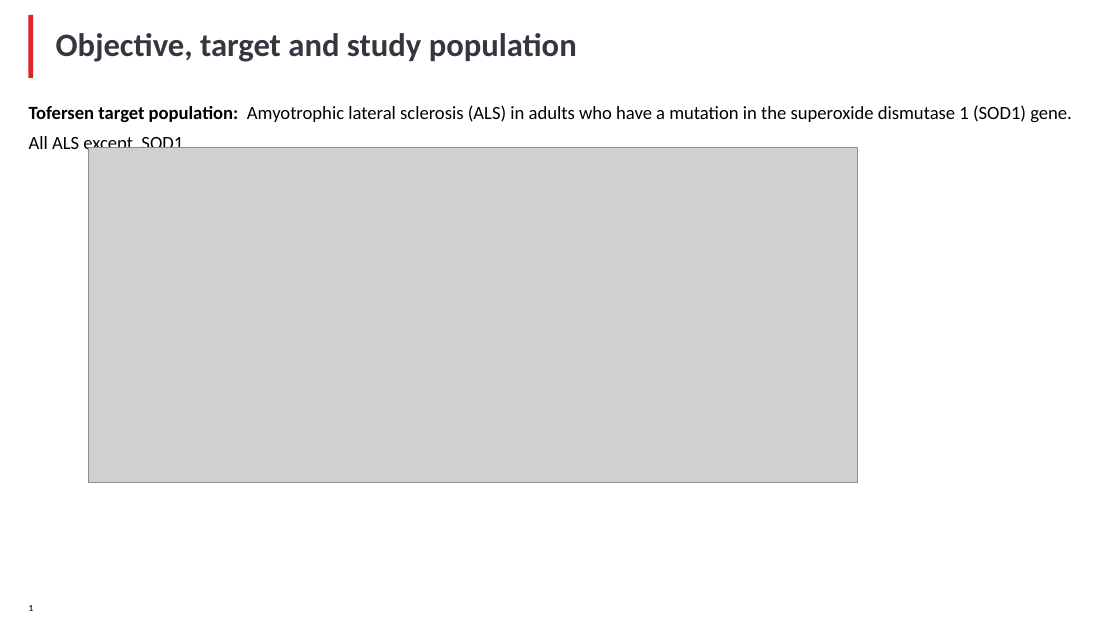
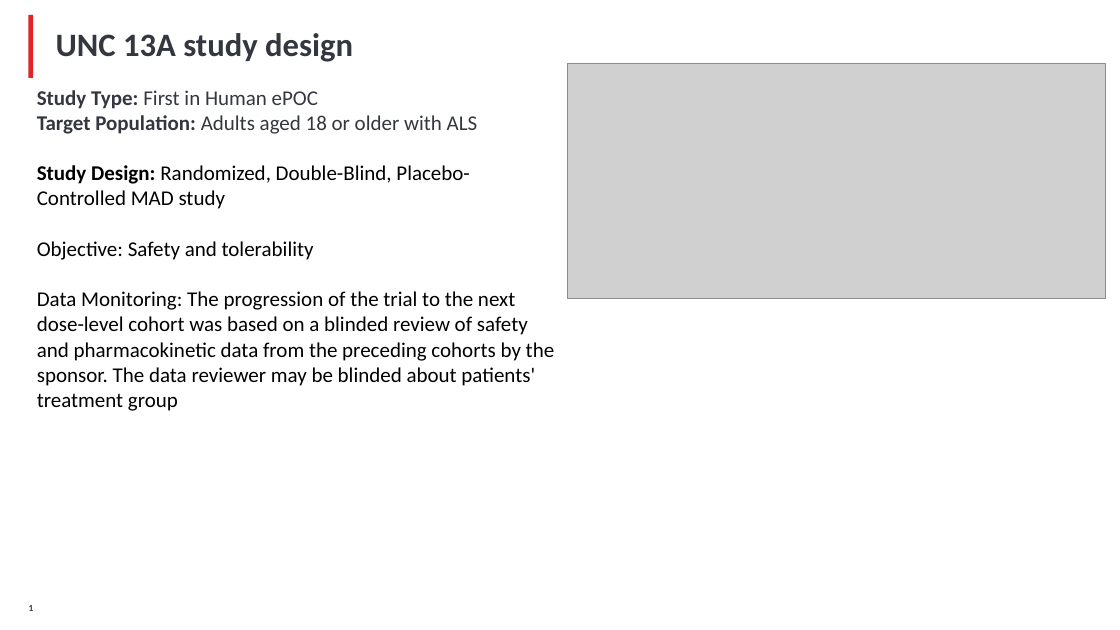
Before and after one commit to YushufSharker/ALS, a slide deck: slide 2 of OutputDocuments/ALS_Slide_deck_STAT.pptx. Drawn at 1120x630 pixels with LibreOffice and Linux fonts; fonts in the diff are those of the drawing; grey boxes stand for pictures; background and template pictures are left out. Boxes give left, top, right and bottom in pixels: in the first picture for what was removed or moved away, otherwise in the second. Text is boxed around its words. In the diff, an @@ line names an element or a change of style, - is before the commit and + after.

```diff
--- a/OutputDocuments/ALS_Slide_deck_STAT.pptx
+++ b/OutputDocuments/ALS_Slide_deck_STAT.pptx
@@ title at <box>56,33,353,62</box>: text changed @@
-Objective, target and study population
+UNC 13A study design
@@ picture: place and size @@
-picture at <box>88,148,857,483</box>
+picture at <box>568,64,1107,298</box>
@@ text removed at <box>29,105,1072,155</box> @@
-Tofersen target population: Amyotrophic lateral sclerosis (ALS) in adults who have a mutation in the superoxide dismutase 1 (SOD1) gene.
-All ALS except SOD1
@@ text added at <box>37,90,554,411</box>, 18 pt, text #000000 @@
+Study Type: First in Human ePOC
+Target Population: Adults aged 18 or older with ALS
+Study Design: Randomized, Double-Blind, Placebo-Controlled MAD study
+Objective: Safety and tolerability
+Data Monitoring: The progression of the trial to the next dose-level cohort was based on a blinded review of safety and pharmacokinetic data from the preceding cohorts by the sponsor. The data reviewer may be blinded about patients' treatment group
```
Also in this commit, not shown: 1 slide added, 1 slide removed, 1 other file.
